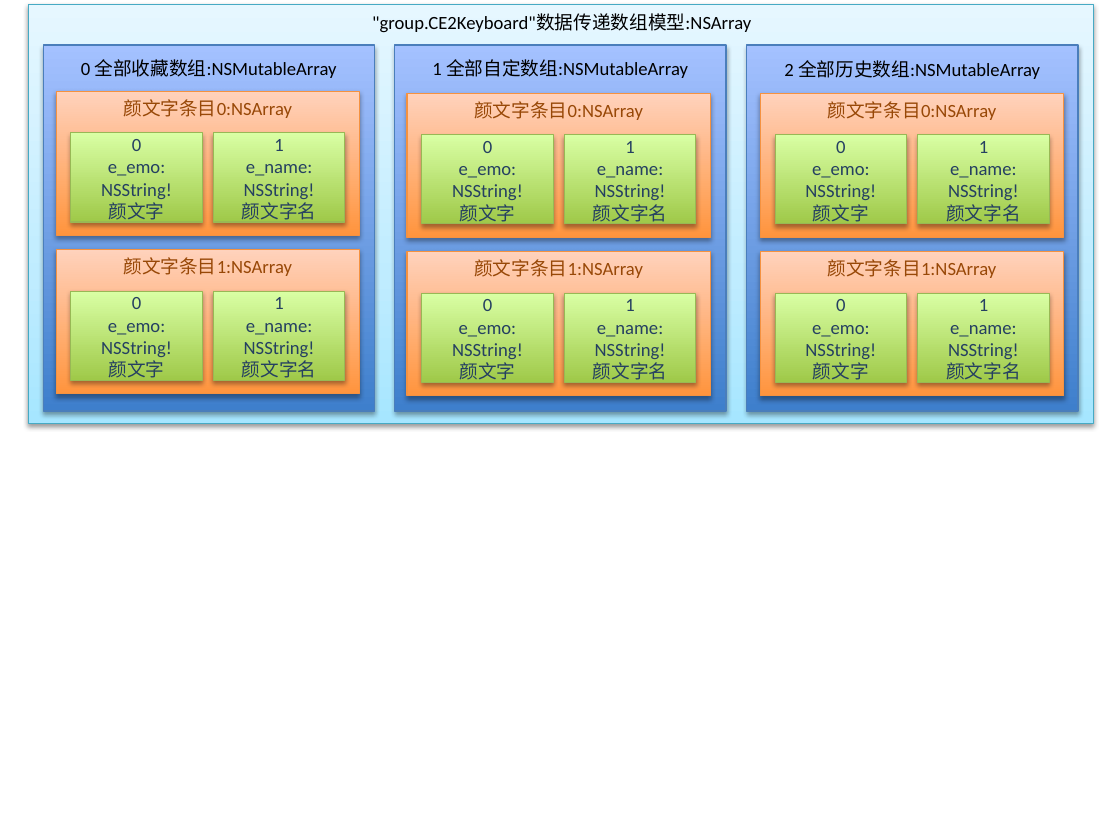
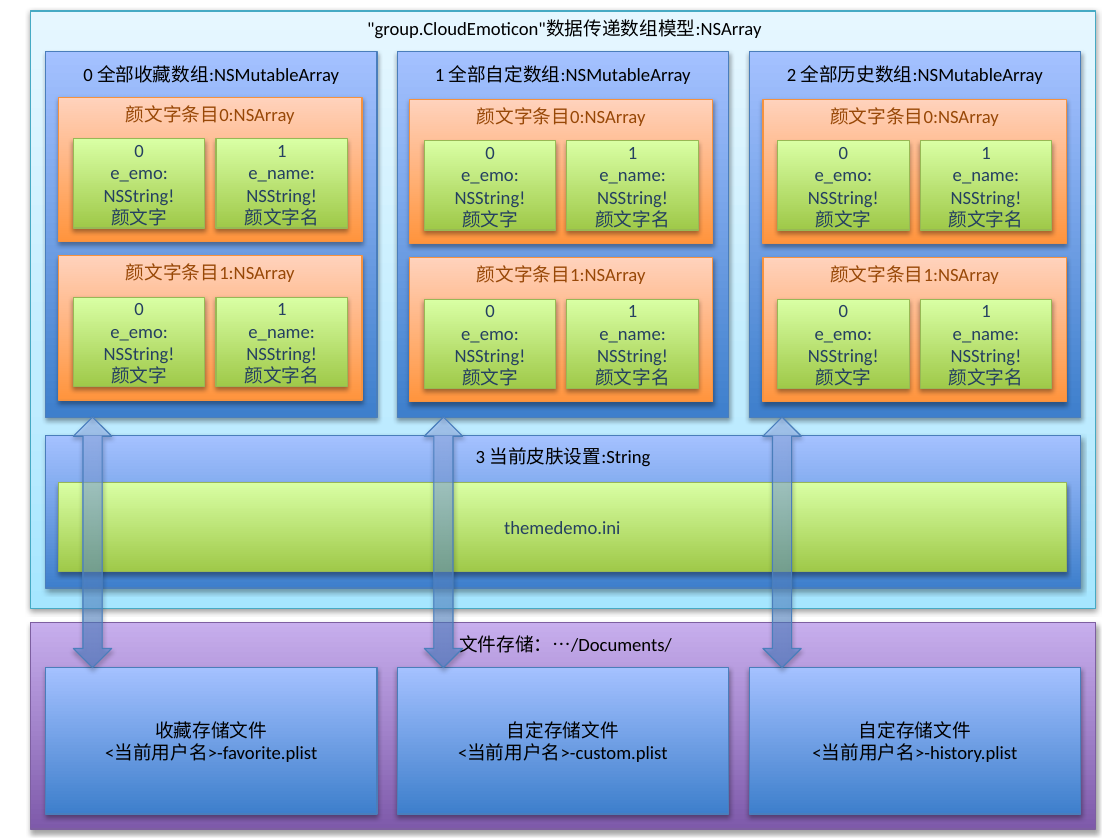
Before and after one commit to cloud-emoticon/cloudemoticon-ios, a slide deck: slide 2 of 设计/云颜文字iOS2数据结构设计.pptx. Drawn at 1120x840 pixels with LibreOffice and Linux fonts; fonts in the diff are those of the drawing. Boxes give left, top, right and bottom in pixels: in the first picture for what was removed or moved away, otherwise in the second. Text is boxed around its words. In the diff, an @@ line names an element or a change of style, - is before the commit and + after.

Commit message:
AppGroup数据模型加入当前皮肤配置。数据结构设计pptx文件更新。
加入测试源路径http://yoooooooooo.com/ce.xml。数据结构设计pptx文件更新加入文件系统和皮肤部分的存储图示。发现bu
g：用网址添加源时程序会崩溃或失去响应。

```diff
--- a/设计/云颜文字iOS2数据结构设计.pptx
+++ b/设计/云颜文字iOS2数据结构设计.pptx
@@ rectangle: place and size @@
-rectangle at (28,4,1093,423)
+rectangle at (30,11,1095,608)
@@ text at (367,19,761,39): text changed @@
-"group.CE2Keyboard"数据传递数组模型:NSArray
+"group.CloudEmoticon"数据传递数组模型:NSArray
@@ 9 rectangles, 3 texts: place and size @@
-9 rectangles, 3 texts at (56,45,1079,411)
+9 rectangles, 3 texts at (58,52,1081,418)
@@ 12 rectangles, 6 texts: place and size @@
-12 rectangles, 6 texts at (43,45,1064,411)
+12 rectangles, 6 texts at (46,52,1066,418)
@@ up down arrow added at (74,417,112,668), fill gradient #3F80CE to #A4C4FF, outline #4B7EBC 0.75 pt @@
@@ up down arrow added at (424,417,463,668), fill gradient #3F80CE to #A4C4FF, outline #4B7EBC 0.75 pt @@
@@ up down arrow added at (763,417,801,668), fill gradient #3F80CE to #A4C4FF, outline #4B7EBC 0.75 pt @@
@@ rectangle added at (46,436,1081,588), fill gradient #3F80CE to #A4C4FF, outline #4B7EBC 0.75 pt @@
@@ text added at (476,447,650,467), 12 pt, text #000000 @@
+3 当前皮肤设置:String
@@ rectangle added at (58,483,1066,572), fill gradient #A0CA4A to #DAFFA5, outline #98B955 0.75 pt, 12 pt, text #254061 @@
+themedemo.ini
@@ rectangle added at (30,623,1095,830), fill gradient #7F5BAB to #C8B0ED, outline #7D60A0 0.75 pt @@
@@ text added at (459,635,672,655), 12 pt, text #000000 @@
+文件存储：…/Documents/
@@ rectangle added at (46,668,377,814), fill gradient #3F80CE to #A4C4FF, outline #4B7EBC 0.75 pt, 12 pt, text #000000 @@
+收藏存储文件
+<当前用户名>-favorite.plist
@@ rectangle added at (398,668,729,814), fill gradient #3F80CE to #A4C4FF, outline #4B7EBC 0.75 pt, 12 pt, text #000000 @@
+自定存储文件
+<当前用户名>-custom.plist
@@ rectangle added at (749,668,1081,814), fill gradient #3F80CE to #A4C4FF, outline #4B7EBC 0.75 pt, 12 pt, text #000000 @@
+自定存储文件
+<当前用户名>-history.plist
```
Also in this commit, not shown: 1 slide added, 6 other files.
